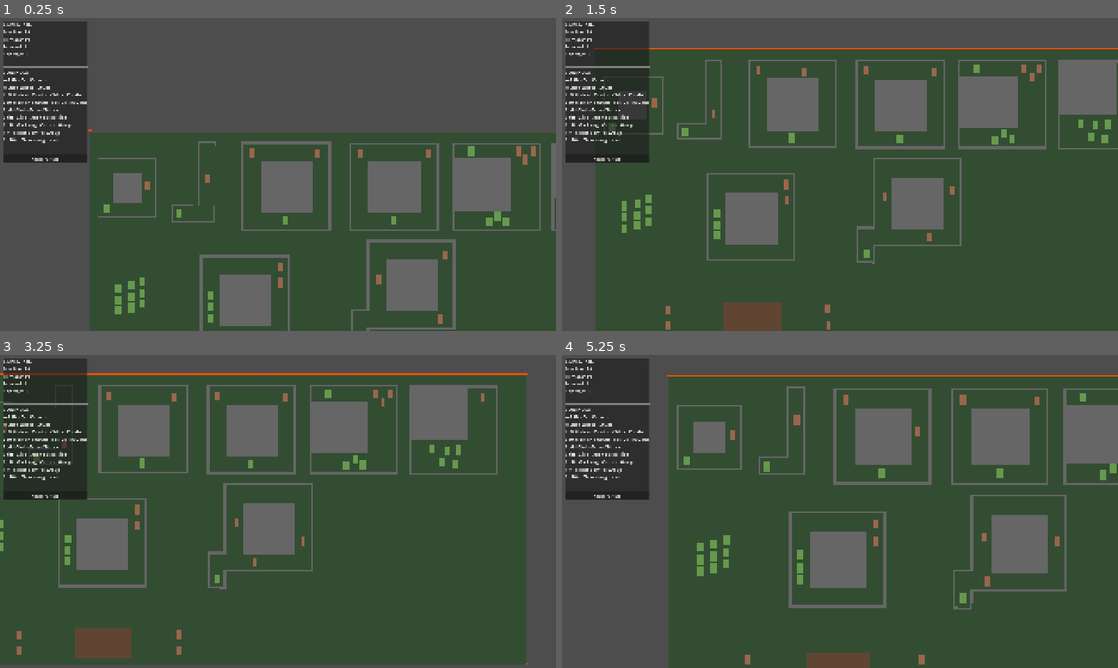
Above: before the commit, frames 1-4 (two rows, left to right).
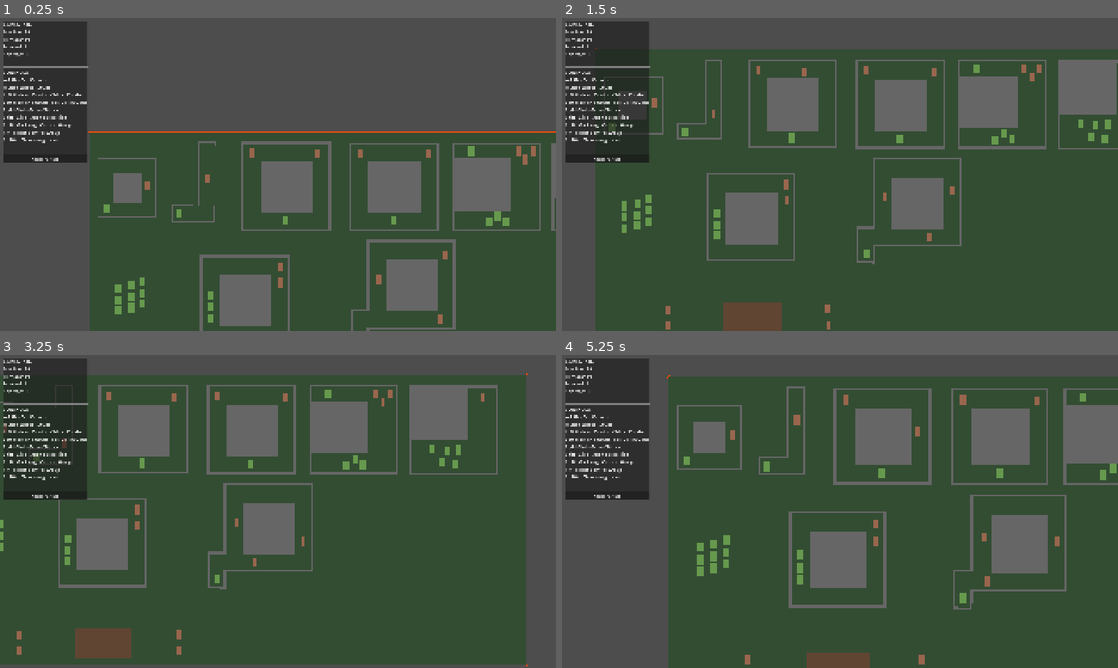
Above: after the commit, the same moments.

Repository: bengoodvach-draffin/dead-corps
Game: Godot game, scene res://scenes/puzzle_test_1.tscn
Two runs of this game, one before a commit and one after it. Both use one fixed random seed, a clock stepped at 60 frames per second and the inputs below.
Inputs (mouse positions are in pixels of both pictures, inside the frame that each line leads up to):
- Up to frame 1 (0.25 s): no input
- Up to frame 2 (1.5 s): tap Enter at 0.5 s; move the mouse to (962, 158) at 0.52 s; hold Right 0.53-1.28 s; hold S (camera_down) 0.53-1.28 s; move the mouse to (728, 190) at 1.27 s; hold Down from 1.28 s (still down); tap A (camera_left) at 1.35 s
- Up to frame 3 (3.25 s): move the mouse to (333, 442) at 2.02 s; release Down at 2.03 s; hold Right 2.03-2.78 s; hold D (camera_right) 2.03-2.78 s; move the mouse to (250, 574) at 2.77 s; hold Up from 2.78 s (still down); tap W (camera_up) at 2.85 s
- Up to frame 4 (5.25 s): move the mouse to (1006, 558) at 3.52 s; release Up at 3.53 s; hold Right mouse button (command) 3.53-4.28 s; hold Left 3.53-5.03 s; move the mouse to (673, 464) at 4.27 s; click (673, 464) at 4.35 s; move the mouse to (867, 511) at 5.02 s; hold Down from 5.03 s (still down); hold Mouse wheel up (zoom_in) from 5.03 s (still down)

The runs differ from the first frame. In frame 1, 0.4% of the frame differs, in the area x 15-100%, y 35-37%; in frame 2, 0.4%; in frame 3, 0.6%, in the area x 0-95%, y 5-100%; in frame 4, 0.4%.

Commit message:
docs: sync core docs to post-Phase-1 state (v0.30.0)
CLAUDE.md: rewrite "Architecture at a glance" for the v2 skeletons + Phase-0
foundations (was describing the demolished v1 systems); add a Phase 0/1-done
progress map to "Current focus".
V2_POC_BUILD_PLAN.md: mark Phase 0 and Phase 1 complete.
PROJECT_CONTEXT.md: bump to v0.30.0; add STALE banners (scripts table +
known-issues describe pre-demolition v1) pointing to CLAUDE.md; full rewrite
deferred to PoC validation.
GDD + V2_DIRECTION_SPEC left untouched (design locked pending validation).

Diff:
--- a/scenes/puzzle_test_1.tscn
+++ b/scenes/puzzle_test_1.tscn
@@ -30,6 +30,7 @@
 bounds_max = Vector2(1000, 500)
 
 [node name="LevelBounds" type="Node2D" parent="." unique_id=904357471]
+position = Vector2(0, 3)
 script = ExtResource("2_x8g7u")
 bounds_min = Vector2(-1000, -500)
 bounds_max = Vector2(1000, 500)
Not shown, changed: CLAUDE.md
Not shown, changed: docs/PROJECT_CONTEXT.md
Not shown, changed: docs/V2_POC_BUILD_PLAN.md
